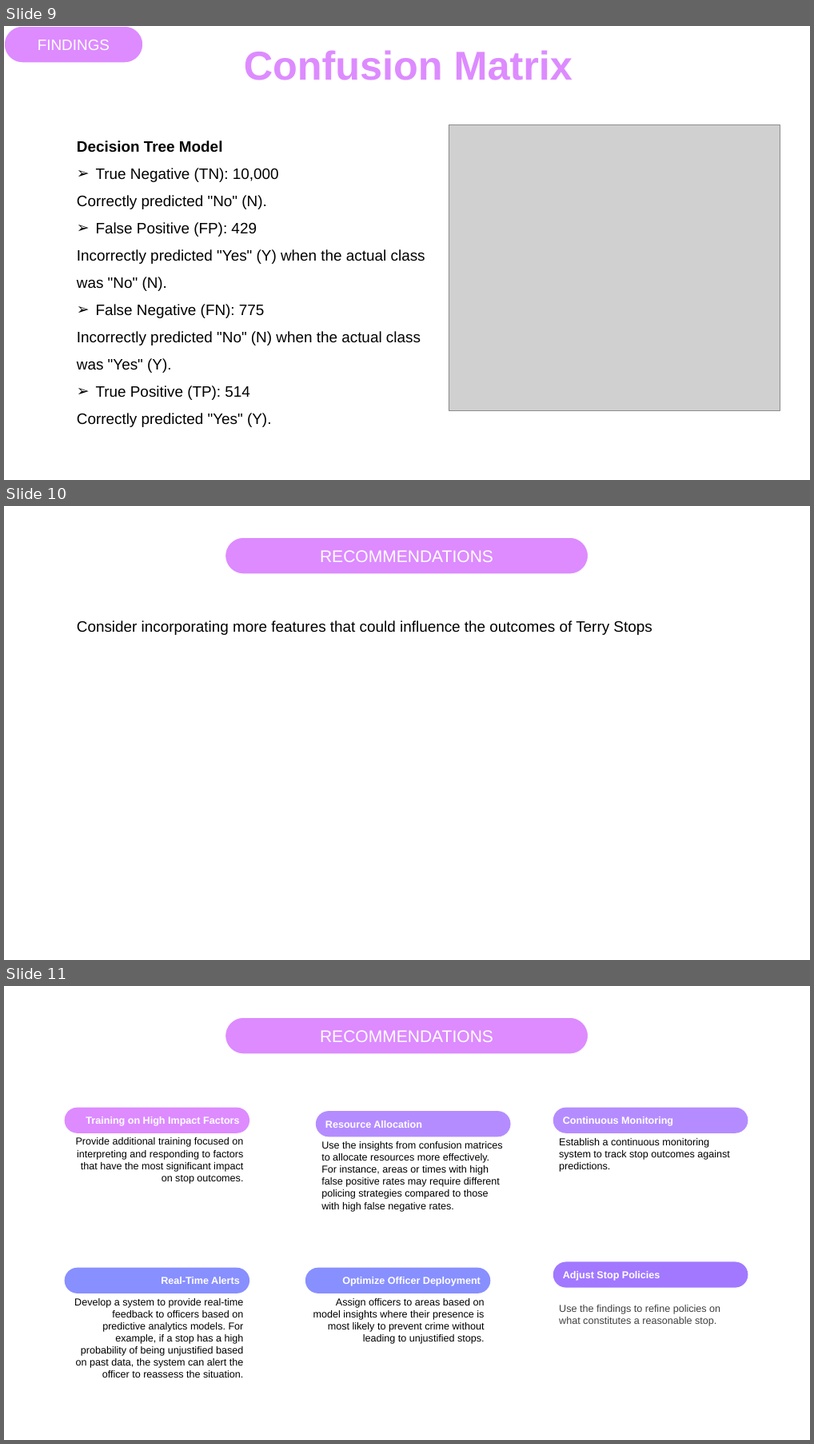
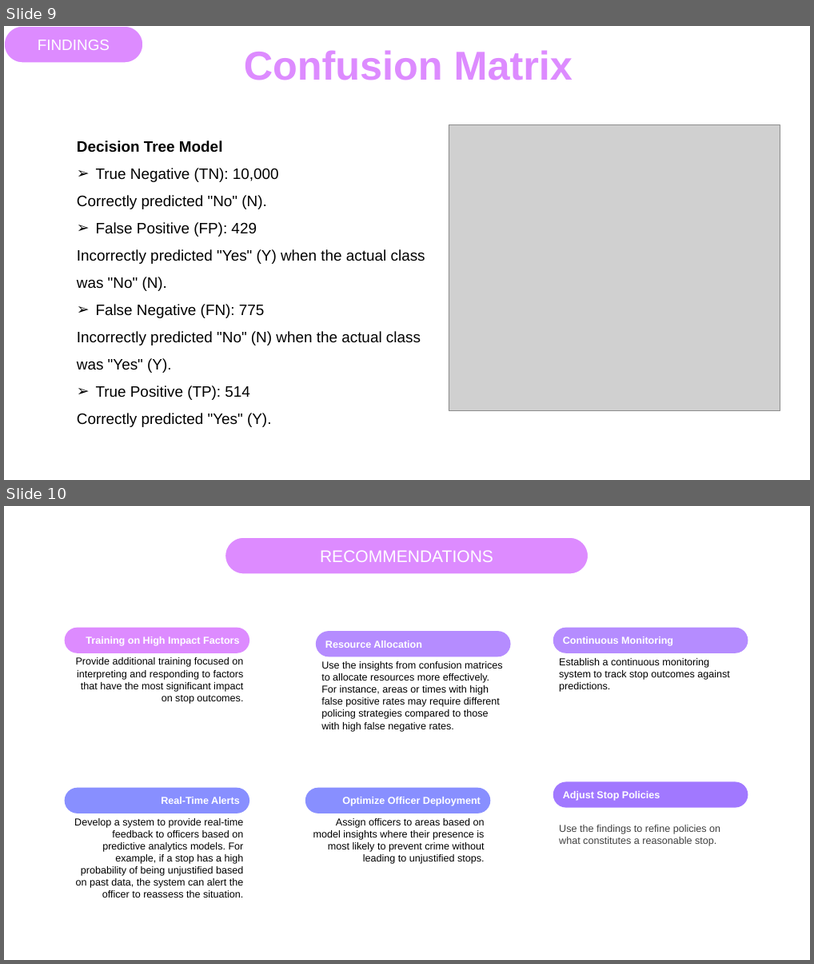
Before and after one commit to DavidGathimbaM/Terry-Traffic-Stops-Data-Science, a slide deck: Predicting Arrests in Terry Traffic Stops.pptx. Shown one above the other, each under a label of ours: slides 9, 10 and 11 before the commit, slides 9 and 10 after it. The pictures are 814x1444 and 814x964 pixels, drawn with LibreOffice and Linux fonts; fonts in the diff are those of the drawing; grey boxes stand for pictures. Boxes give left, top, right and bottom in pixels: in the first picture for what was removed or moved away, otherwise in the second. Text is boxed around its words. In the diff, an @@ line names an element or a change of style, - is before the commit and + after.

```diff
--- a/Predicting Arrests in Terry Traffic Stops.pptx
+++ b/Predicting Arrests in Terry Traffic Stops.pptx
@@ slide 10 removed at (4, 506, 810, 960), background #FFFFFF @@
@@ rounded rectangle removed at (226, 537, 589, 574) @@
-RECOMMENDATIONS
@@ text removed at (77, 620, 652, 635) @@
-Consider incorporating more features that could influence the outcomes of Terry Stops
@@ what was slide 11 is now slide 10 @@
```
Also in this commit, not shown: 1 other file.
